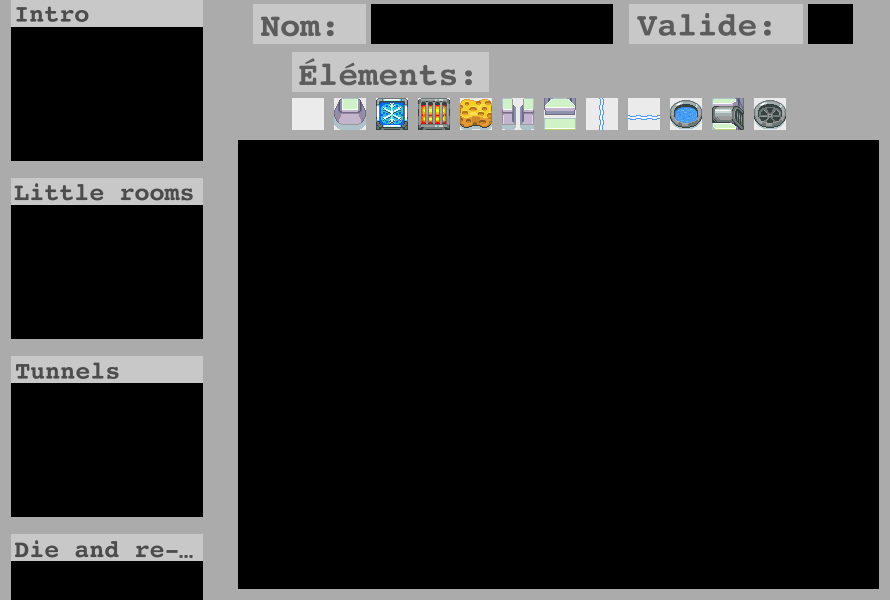
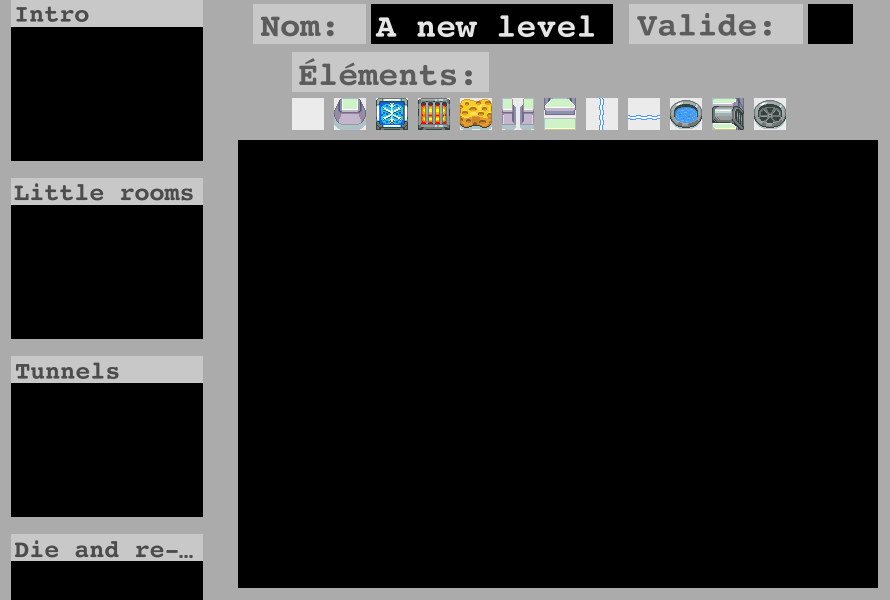
Layer changes from the first 890×600 image to the second:
painted on "Paint Layer 2" over box(375, 15, 595, 38)
painted on "Vector Layer 1" (2nd of 2) over box(238, 15, 850, 589)
painted on "Paint Layer 1" over box(238, 15, 879, 589)
painted on "Background" over box(238, 15, 879, 589)
